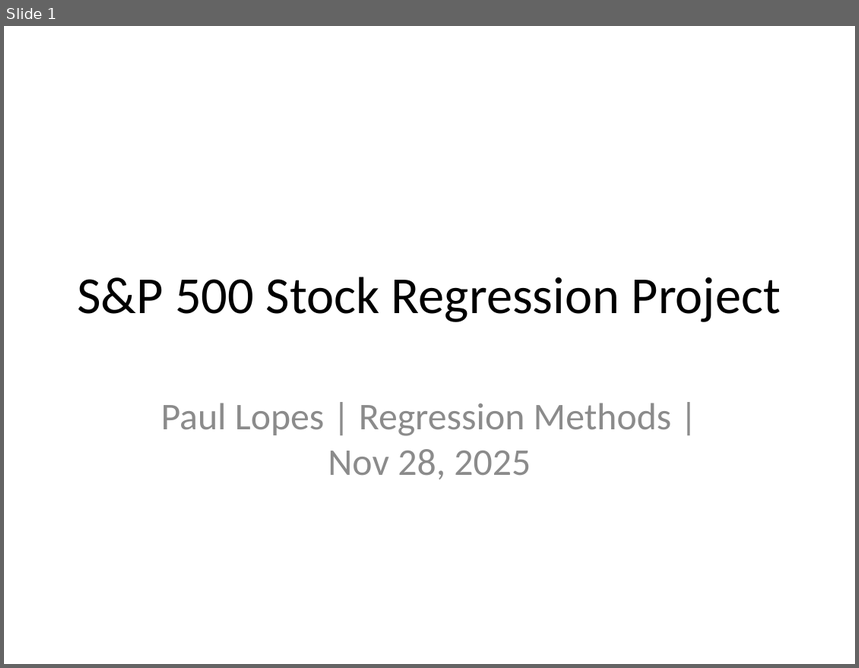
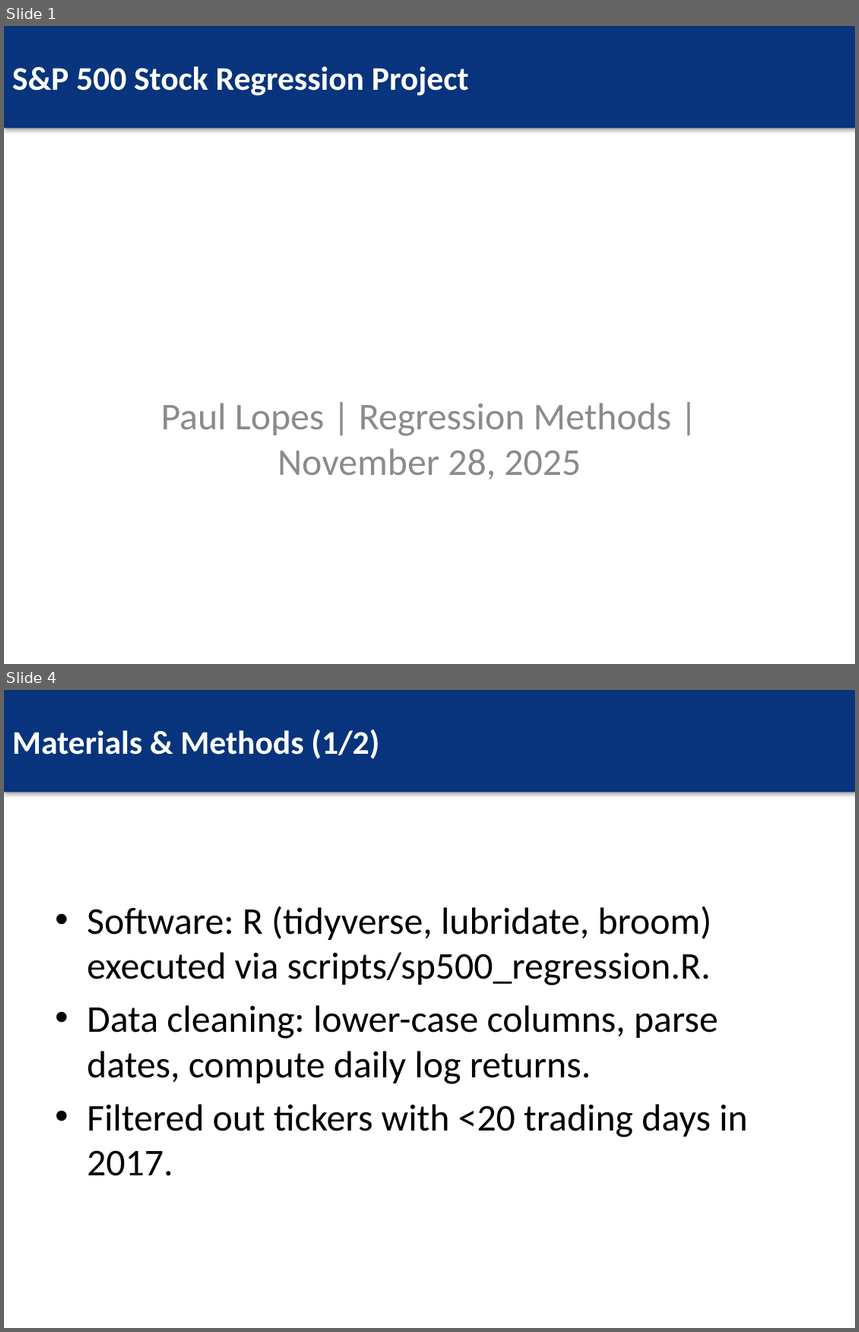
Before and after one commit to paullopes2004/RegressionCourseProject, a slide deck: reports/Regression_Project_Presentation.pptx. Shown one above the other, each under a label of ours: slide 1 before the commit, slides 1 and 4 after it; the slides between them are not shown. The pictures are 859x668 and 859x1332 pixels, drawn with LibreOffice and Linux fonts; fonts in the diff are those of the drawing. Boxes give left, top, right and bottom in pixels: in the first picture for what was removed or moved away, otherwise in the second. Text is boxed around its words. In the diff, an @@ line names an element or a change of style, - is before the commit and + after.

```diff
--- a/reports/Regression_Project_Presentation.pptx
+++ b/reports/Regression_Project_Presentation.pptx
@@ slide 4 added at (x1=4, y1=690, x2=855, y2=1328), background #FFFFFF @@
@@ rectangle added at (x1=4, y1=690, x2=855, y2=792), fill #08347D, 28 pt, text #FFFFFF, bold @@
+Materials & Methods (1/2)
@@ text added at (x1=87, y1=907, x2=748, y2=1176), 32 pt, text #000000 @@
+• Software: R (tidyverse, lubridate, broom) executed via scripts/sp500_regression.R.
+• Data cleaning: lower-case columns, parse dates, compute daily log returns.
+• Filtered out tickers with <20 trading days in 2017.
@@ slide 1 changed as well @@
@@ rectangle "S&P 500 Stock Regression Project" resized from (x1=77, y1=277, x2=781, y2=322) to (x1=4, y1=26, x2=855, y2=128) @@
@@ rectangle "S&P 500 Stock Regression Project" at (x1=4, y1=26, x2=855, y2=128): size 44 to 28 pt, text colour #000000 to #FFFFFF, bold on; alignment centre to left; fill none to #08347D; shadow on @@
@@ subtitle at (x1=161, y1=403, x2=672, y2=480): text changed @@
-Paul Lopes | Regression Methods | Nov 28, 2025
+Paul Lopes | Regression Methods | November 28, 2025
```
Also in this commit, not shown: 6 other slides changed, 10 other slides added, 8 slides removed.
